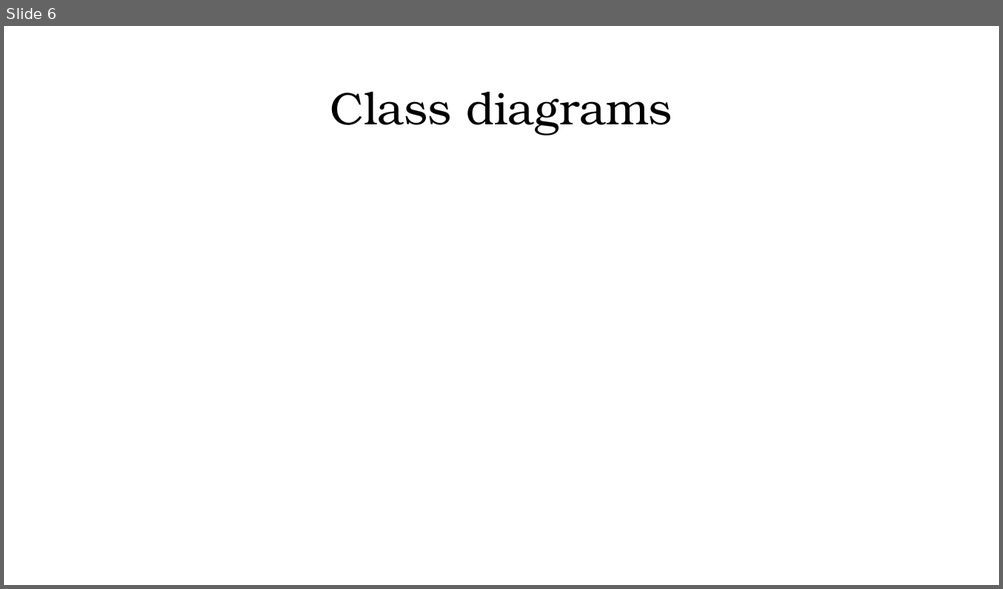
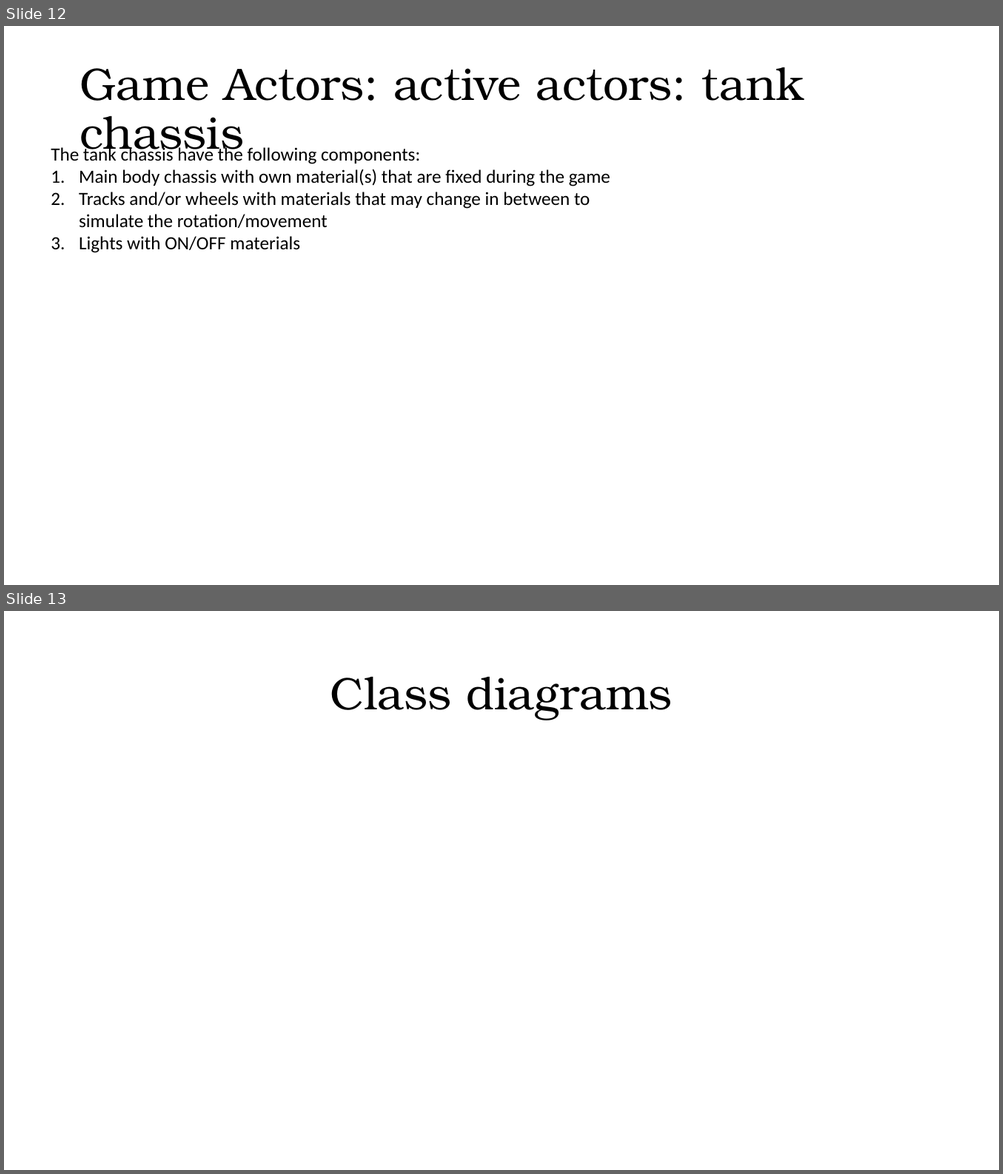
Before and after one commit to george2209/PlanesAndShips, a slide deck: PlanesAndShips/docs/ProjectDocumentation.pptx. Shown one above the other, each under a label of ours: slide 6 before the commit, slides 12 and 13 after it. The pictures are 1003x589 and 1003x1174 pixels, drawn with LibreOffice and Linux fonts; fonts in the diff are those of the drawing. Boxes give left, top, right and bottom in pixels: in the first picture for what was removed or moved away, otherwise in the second. Text is boxed around its words. In the diff, an @@ line names an element or a change of style, - is before the commit and + after.

```diff
--- a/PlanesAndShips/docs/ProjectDocumentation.pptx
+++ b/PlanesAndShips/docs/ProjectDocumentation.pptx
@@ slide 12 added at box(4, 26, 999, 585), background #FFFFFF @@
@@ title added at box(79, 67, 804, 160), 44 pt, text #000000 @@
+Game Actors: active actors: tank chassis
@@ text added at box(51, 145, 610, 253), 18 pt, text #000000 @@
+The tank chassis have the following components:
+1. Main body chassis with own material(s) that are fixed during the game
+2. Tracks and/or wheels with materials that may change in between to simulate the rotation/movement
+3. Lights with ON/OFF materials
@@ what was slide 6 is now slide 13 @@
```
Also in this commit, not shown: 2 slides changed, 7 other slides added, 5 other files.
